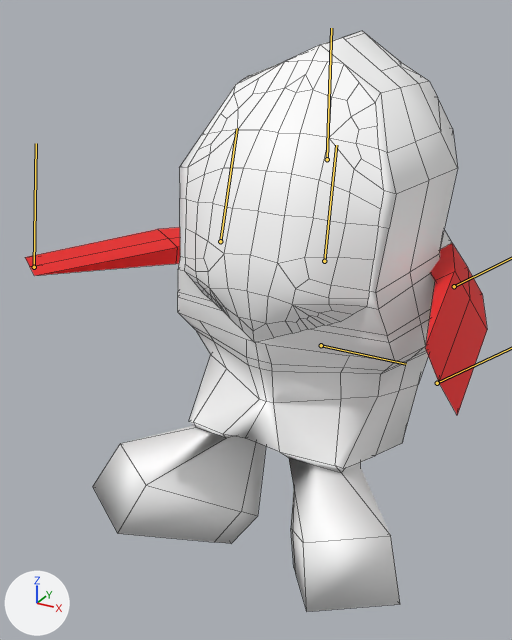
Renders of the FBX model Assets/character animations/hit animation.fbx from each side of a commit.
Rendered twice from a camera (50 mm lens) standing at (0.0218, -0.0511, 0.0073) and looking at (-0.0047, -0.003, -0.0167). Every picture has the same lights, and +X, +Y and +Z are marked at lower left. Both versions are drawn at frame 2 of the action 'Take 001'; the numbers are the values there. The bones that bend it are drawn over the model as lines. Mesh edges are drawn as thin lines.

In view in the first picture: 'pPlane4', 'pasted__pasted__pPlane1', 'pasted__pasted__pPlane1.001'.
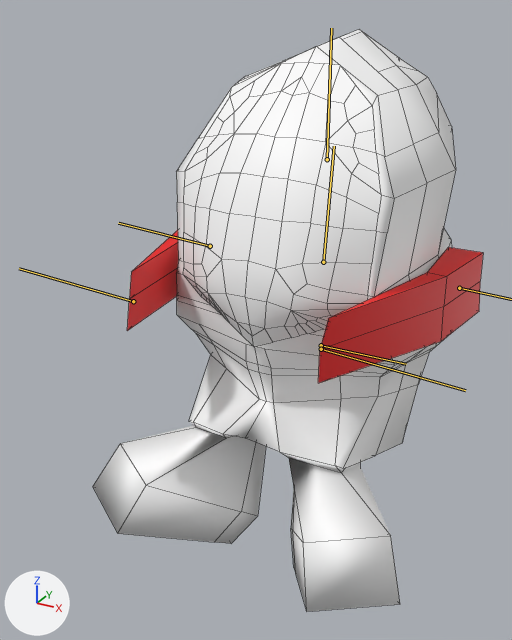
Changed parts and their boxes (x1, y1, x2, y2) in the pictures (512 x 640 px):
'pPlane4', posed: before (93, 31, 457, 612); after (93, 29, 456, 612)
'pasted__pasted__pPlane1.001', posed (163% wider, 21% shorter): before (425, 243, 487, 415); after (318, 247, 483, 383)
'pasted__pasted__pPlane1', posed: before (25, 227, 180, 276); after (127, 230, 179, 331)
bone 'schouder_core', root to tip: before (324, 261) to (336, 145); after (323, 262) to (334, 146)
bone 'rechter_schouder', root to tip: before (220, 241) to (237, 128); after (210, 246) to (118, 223)

The edits, one by one:
Bone 'schouder_core' (bone_schouder_core) moves from (0.0, 0.0, -0.02) to (0.0, 0.0, 0.0).
Bone 'schouder_core' (bone_schouder_core) turns from (-1, 0, 0) to (0, 0, 0) degrees about its own x, y and z.
Bone 'linker_schouder' (bone_linker_schouder) moves from (0.07, -0.007, -0.093) to (0.118, -0.004, -0.094).
Bone 'linker_schouder' (bone_linker_schouder) turns from (-63, -72, 9) to (-89, -100, 2) degrees about its own x, y and z.
Bone 'rechter_schouder' (bone_rechter_schouder) moves from (0.016, -0.004, 0.041) to (0.109, -0.066, 0.041).
Bone 'rechter_schouder' (bone_rechter_schouder) turns from (7, 54, 8) to (28, 97, -61) degrees about its own x, y and z.
